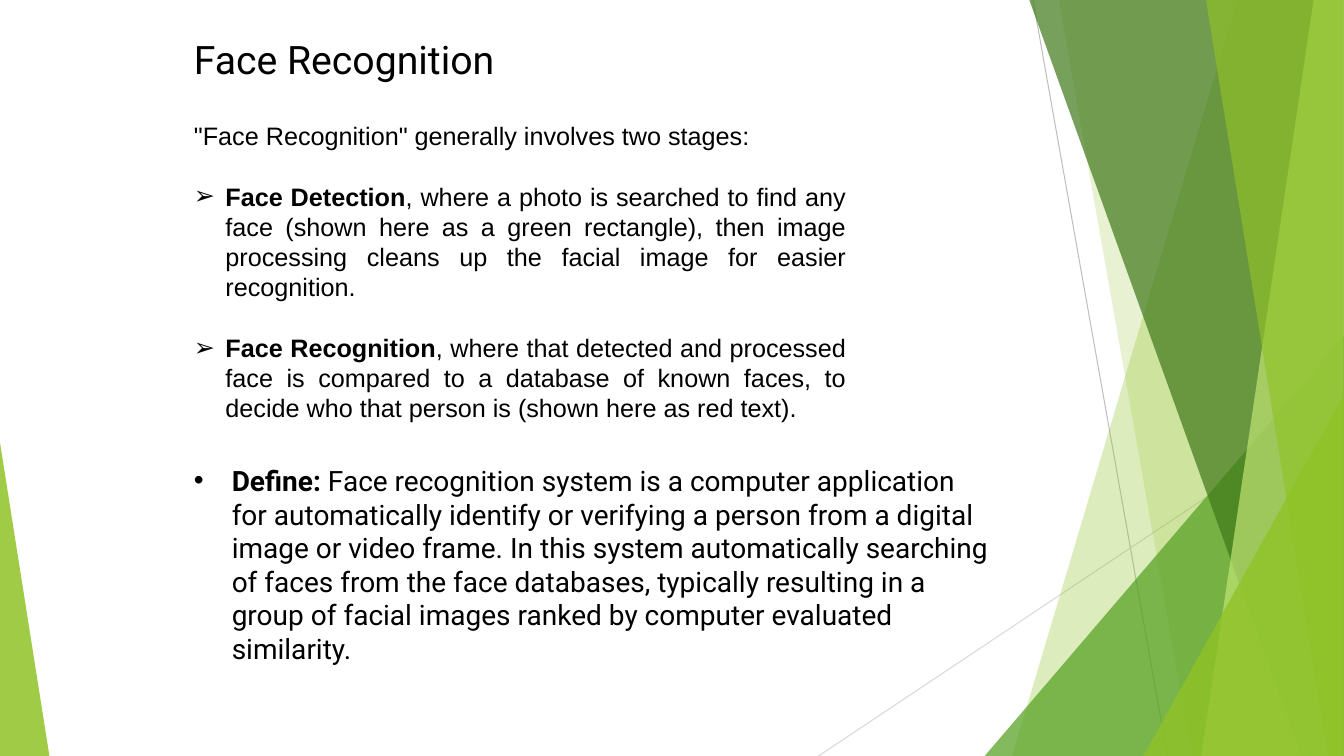
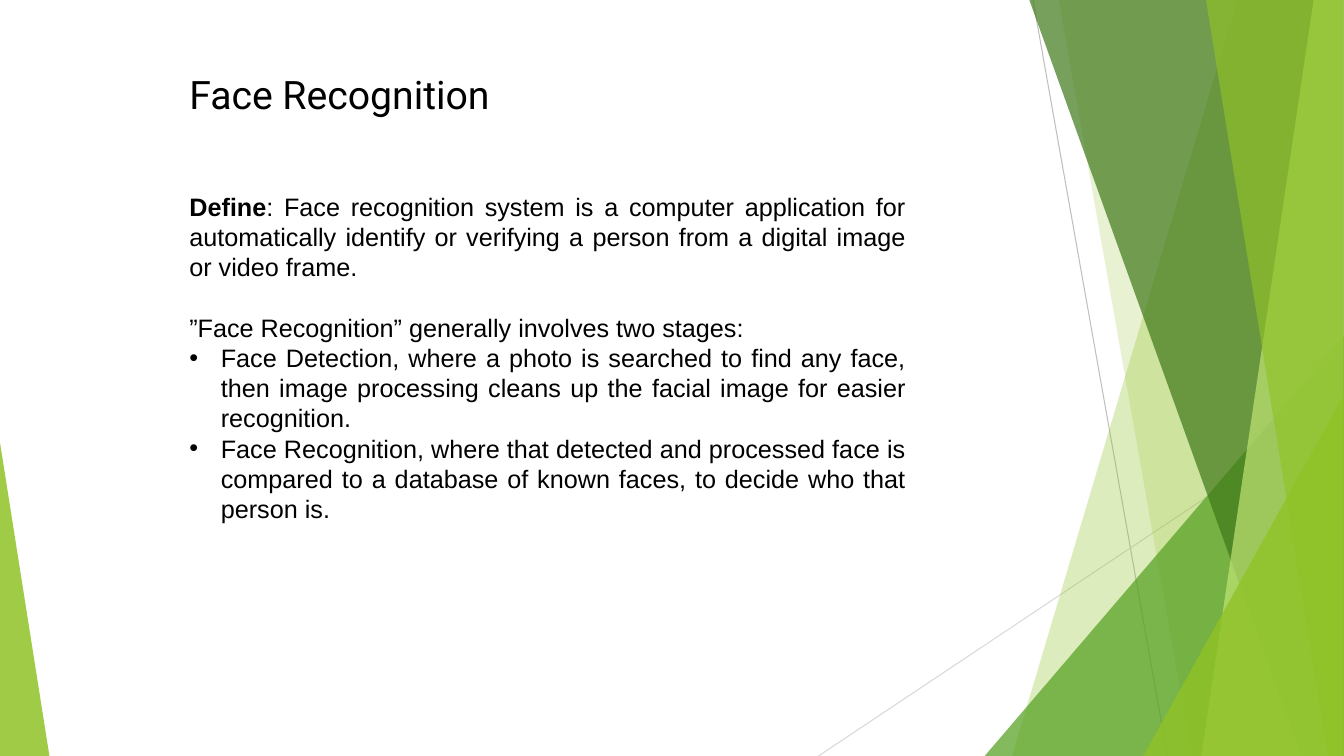
Before and after one commit to rajatdb/Face-Recognition-Slides-Using-LaTex, a slide deck: slide 4 of Face Recognition.pptx. Drawn at 1344x756 pixels with LibreOffice and Linux fonts; fonts in the diff are those of the drawing. Boxes give left, top, right and bottom in pixels: in the first picture for what was removed or moved away, otherwise in the second. Text is boxed around its words. In the diff, an @@ line names an element or a change of style, - is before the commit and + after.

```diff
--- a/Face Recognition.pptx
+++ b/Face Recognition.pptx
@@ text "Face Recognition": place and size @@
-text "Face Recognition" at [194,45,494,82]
+text "Face Recognition" at [189,80,489,117]
@@ text at [189,197,906,524]: text changed @@
-"Face Recognition" generally involves two stages:
-➢ Face Detection, where a photo is searched to find any face (shown here as a green rectangle), then image processing cleans up the facial image for easier recognition.
-➢ Face Recognition, where that detected and processed face is compared to a database of known faces, to decide who that person is (shown here as red text).
+Deﬁne: Face recognition system is a computer application for automatically identify or verifying a person from a digital image or video frame.
+”Face Recognition” generally involves two stages:
+• Face Detection, where a photo is searched to ﬁnd any face, then image processing cleans up the facial image for easier recognition.
+• Face Recognition, where that detected and processed face is compared to a database of known faces, to decide who that person is.
@@ text removed at [232,469,988,665] @@
-• Define: Face recognition system is a computer application for automatically identify or verifying a person from a digital image or video frame. In this system automatically searching of faces from the face databases, typically resulting in a group of facial images ranked by computer evaluated similarity.
```
Also in this commit, not shown: 2 other slides changed, 5 other files.
